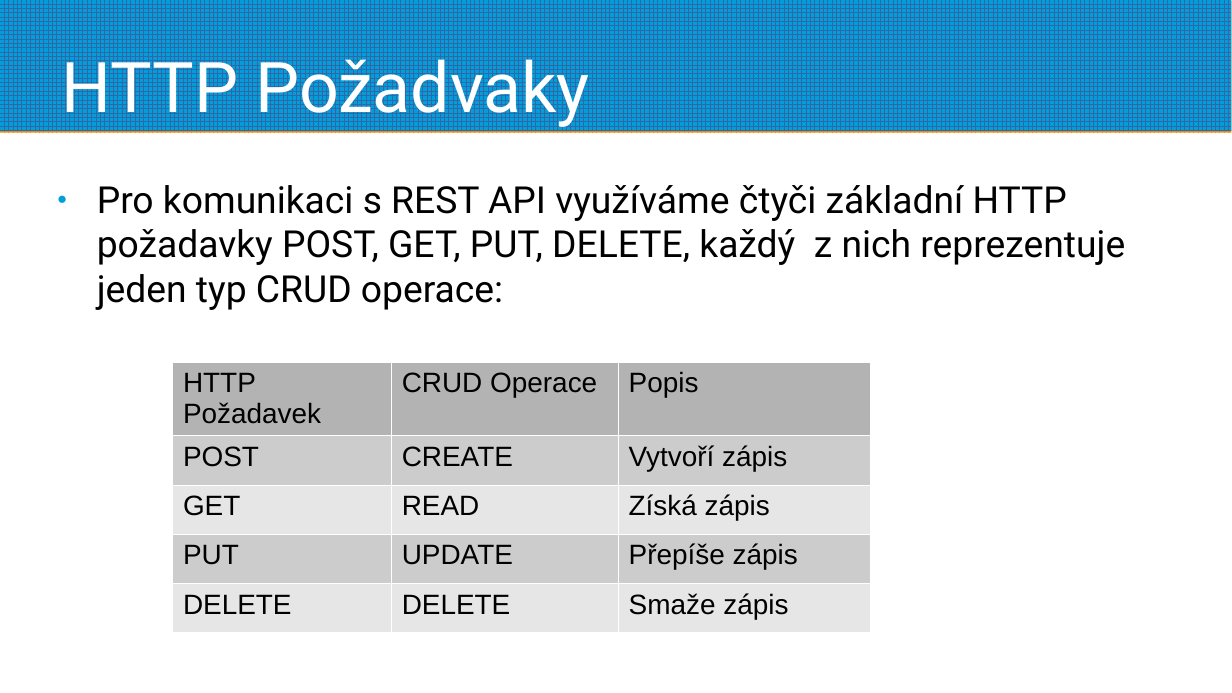
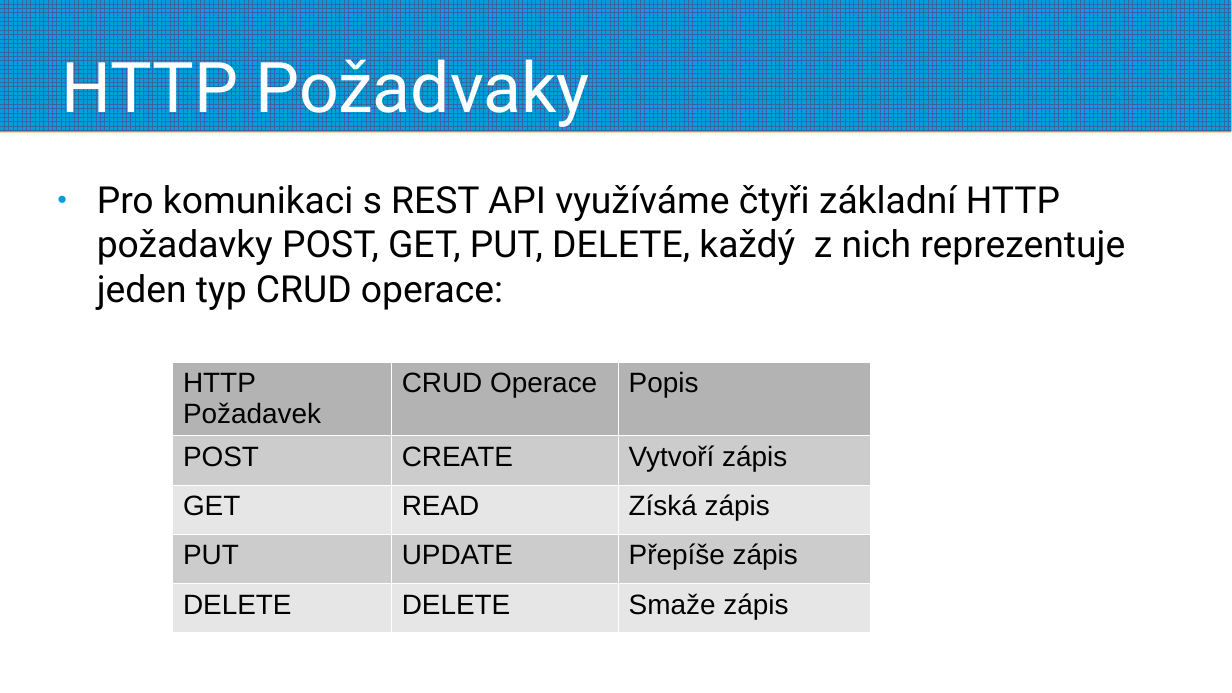
Before and after one commit to estrellasfv/rest-api, a slide deck: slide 7 of brunova.ppsx (slide 6 before the commit). Drawn at 1232x693 pixels with LibreOffice and Linux fonts; fonts in the diff are those of the drawing; background and template pictures are left out. Boxes give left, top, right and bottom in pixels: in the first picture for what was removed or moved away, otherwise in the second. Text is boxed around its words. In the diff, an @@ line names an element or a change of style, - is before the commit and + after.

```diff
--- a/brunova.ppsx
+++ b/brunova.ppsx
@@ text at bbox=[97, 185, 1125, 310]: text changed @@
-● Pro komunikaci s REST API využíváme čtyči základní HTTP požadavky POST, GET, PUT, DELETE, každý z nich reprezentuje jeden typ CRUD operace:
+● Pro komunikaci s REST API využíváme čtyři základní HTTP požadavky POST, GET, PUT, DELETE, každý z nich reprezentuje jeden typ CRUD operace:
```
Also in this commit, not shown: 13 other slides changed, 1 slide added, 1 other file.
